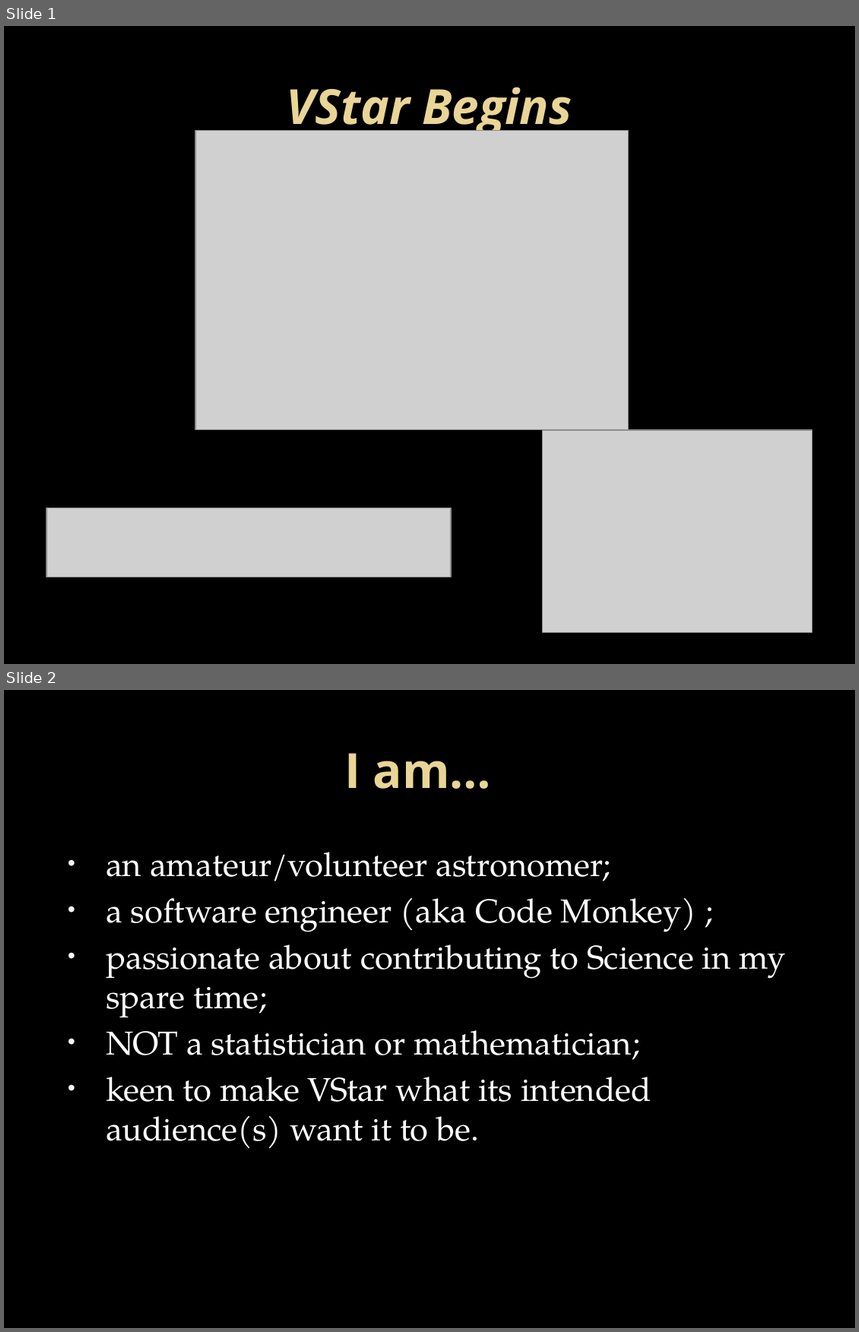
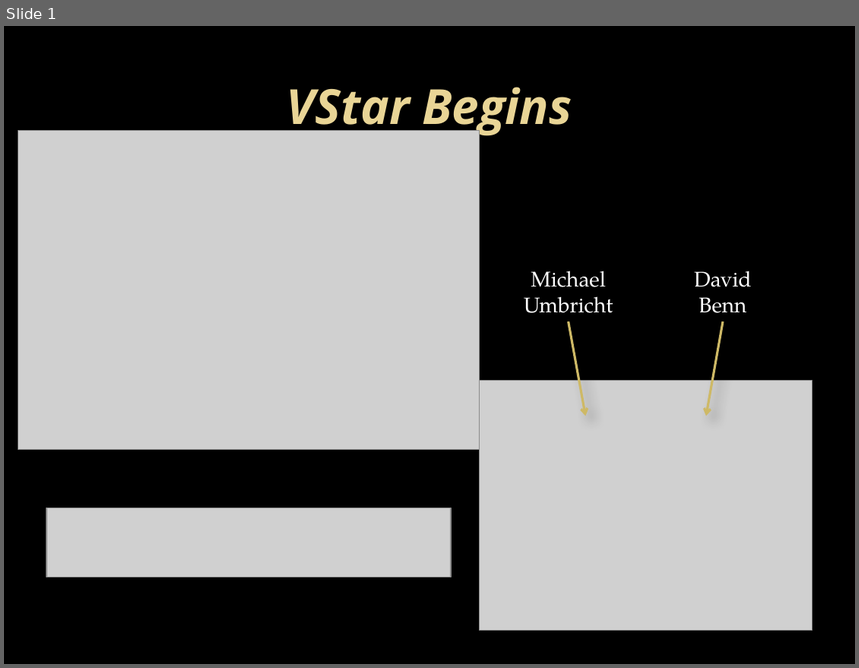
Before and after one commit to AAVSO/VStar, a slide deck: trunk/doc/IntroToVStar.pptx. Shown one above the other, each under a label of ours: slides 1 and 2 before the commit, slide 1 after it. The pictures are 859x1332 and 859x668 pixels, drawn with LibreOffice and Linux fonts; fonts in the diff are those of the drawing; grey boxes stand for pictures; background and template pictures are left out. Boxes give left, top, right and bottom in pixels: in the first picture for what was removed or moved away, otherwise in the second. Text is boxed around its words. In the diff, an @@ line names an element or a change of style, - is before the commit and + after.

```diff
--- a/trunk/doc/IntroToVStar.pptx
+++ b/trunk/doc/IntroToVStar.pptx
@@ slide 2 removed at [4,690,855,1328], background picture (left out) @@
@@ title removed at [344,753,492,789] @@
-I am…
@@ text removed at [106,852,786,1149] @@
-• an amateur/volunteer astronomer;
-• a software engineer (aka Code Monkey) ;
-• passionate about contributing to Science in my spare time;
-• NOT a statistician or mathematician;
-• keen to make VStar what its intended audience(s) want it to be.
@@ slide 1 changed as well @@
@@ picture: place and size @@
-picture at [196,131,628,430]
+picture at [18,131,480,450]
@@ text added at [524,271,614,313], 18 pt, text #FFFFFF @@
+Michael
+Umbricht
@@ text added at [694,271,752,313], 18 pt, text #FFFFFF @@
+David
+Benn
@@ arrow added from (569, 322) to (585, 416), #CEB966 2 pt @@
@@ arrow added from (723, 322) to (706, 416), #CEB966 2 pt @@
@@ picture: place and size @@
-picture at [543,430,813,633]
+picture at [479,381,813,631]
```
Also in this commit, not shown: 3 other slides changed, 1 slide added, 1 other file.
